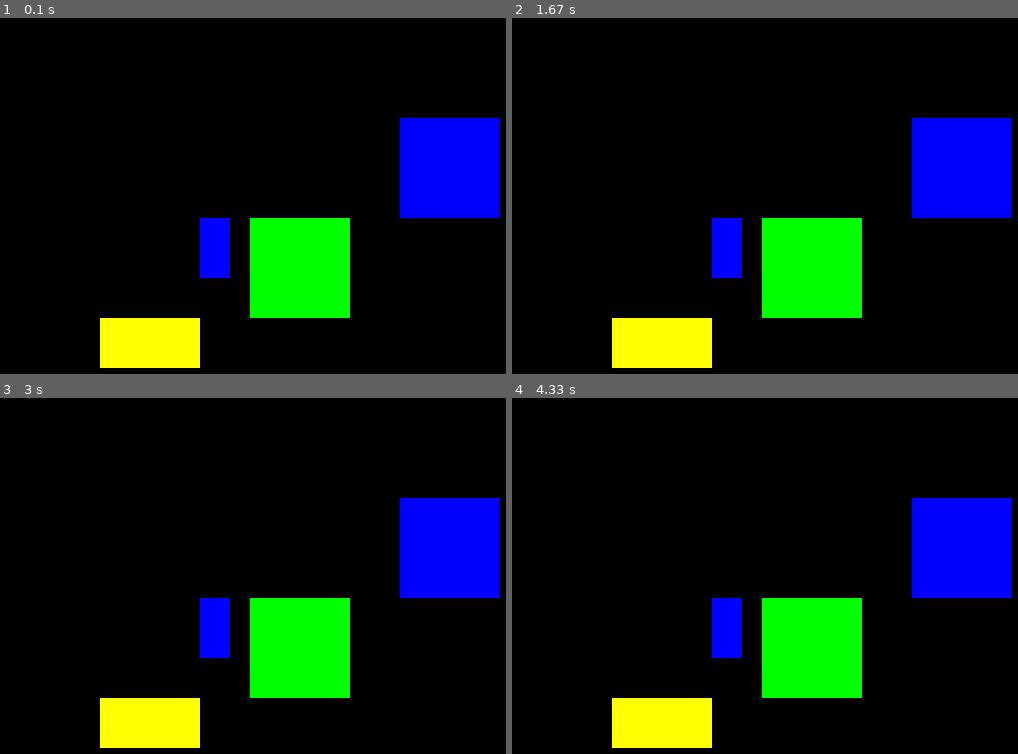
Above: before the commit, frames 1-4 (two rows, left to right).
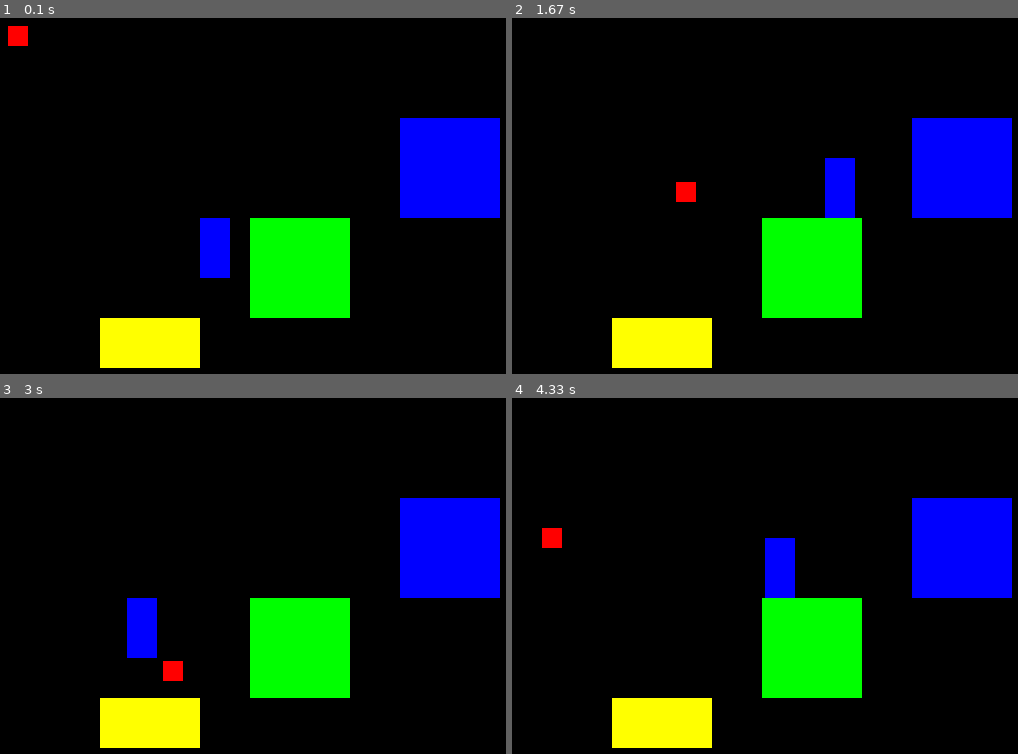
Above: after the commit, the same moments.

Repository: CS196Illinois/Group13-SP24
Game: pygame game, started from Project/Zoe/collisions2.py
Same seed, same stepped clock (60 frames per second), same inputs: the game is played once before the commit and once after it.
Inputs:
- Up to frame 1 (0.1 s): no input
- Up to frame 2 (1.67 s): hold D 0.33-0.8 s; hold W 0.83-1.13 s; hold D 1.17-1.63 s
- Up to frame 3 (3 s): hold A 1.67-2.2 s; hold S 2.23-2.53 s; hold A 2.57-2.97 s
- Up to frame 4 (4.33 s): hold W 3-3.37 s; hold D 3.4-4.03 s; hold S from 4.07 s (still down)

The runs differ from the first frame. In frame 1, 0.2% of the frame differs, in the area x 1-6%, y 2-8%; in frame 2, 2.2%, in the area x 32-68%, y 39-74%; in frame 3, 2.2%; in frame 4, 2.2%.

Commit message:
updated collisions

Diff:
--- a/Project/Zoe/collisions2.py
+++ b/Project/Zoe/collisions2.py
@@ -1,4 +1,6 @@
 import pygame, sys, time
+
+#for ball: bottom of sprite and left of sprite collisions arent working its teleporting
 
 #defining classes
 class StaticObstacle(pygame.sprite.Sprite):
@@ -10,11 +12,12 @@
         self.old_rect = self.rect.copy()
 
 class Player(pygame.sprite.Sprite):
-    def __init__(self,groups):
+    def __init__(self,groups,obstacles):
         super().__init__(groups)
         #image
         self.image = pygame.Surface((30,60))
         self.image.fill('blue')
+        self.obstacles = obstacles
 
         #position
         self.rect = self.image.get_rect(topleft = (200,200))
@@ -43,32 +46,156 @@
         else:
             self.direction.x = 0
 
-
-
-        def update(self,dt):
-            self.old_rect = self.rect.copy()
-            self.input()
-
-            if self.direction.magnitude() != 0:
-                self.direction.x = self.direction.x.normalize()
-                self.direction.y = self.direction.y.normalize()
-
-            self.pos.x += self.direction.x * self.speed.x * dt
-            self.pos.y += self.direction.y * self.speed.y * dt
-
-            self.rect.topleft = round(self.pos.x), round(self.pos.y)
+    def collisions(self,direction):
+        self.obstacles = pygame.sprite.spritecollide(self,collision_sprites,False)
+        for sprite in self.obstacles:
+            if direction == 'horizontal':
+                #player moving right and colliding w sprite's left side
+                if self.rect.right >= sprite.rect.left and self.old_rect.right >= sprite.rect.left:
+                    self.rect.right = sprite.rect.left
+                    self.pos.x = self.rect.x
+                    self.direction.x *= -1
+
+                #player moving left and colliding w sprite's right side
+                if self.rect.left <= sprite.rect.right and self.old_rect.left >= sprite.rect.right:
+                    self.rect.left = sprite.rect.right
+                    self.pos.x = self.rect.x
+                    self.direction.x *= -1
+
+            if direction == 'vertical':
+                #player moving down and colliding w sprite's top
+                if self.rect.bottom >= sprite.rect.top and self.old_rect.bottom <= sprite.rect.top:
+                    self.rect.bottom = sprite.rect.top
+                    self.pos.y = self.rect.y
+                    self.direction.y *= -1
+
+                #player moving up and colliding w sprite's bottom
+                if self.rect.top <= sprite.rect.bottom and self.old_rect.top >= sprite.rect.bottom:
+                    self.rect.top = sprite.rect.bottom
+                    self.pos.y = self.rect.y
+                    self.direction.y *= -1
+
+    def bordercollision(self,direction):
+        #left or right
+        if direction == 'horizontal':
+            if self.rect.left <= 0:
+                self.rect.left = 0
+                self.direction.x *= -1
+
+            if self.rect.right >= 600:
+                self.rect.right = 600
+                self.direction.x *= -1
+
+        if direction == 'vertical':
+            if self.rect.top <= 0:
+                self.rect.top = 0
+                self.direction.y *= -1
+
+            if self.rect.bottom >= 400:
+                self.rect.bottom = 400
+                self.direction.y *= -1
+
+    def update(self,dt):
+        self.old_rect = self.rect.copy()
+        self.input()
+
+        if self.direction.magnitude() != 0:
+            self.direction = self.direction.normalize()
+
+        self.pos.x += self.direction.x * self.speed * dt
+        self.rect.x = round(self.pos.x)
+        self.collisions('horizontal')
+        self.bordercollision('horizontal')
+        self.pos.y += self.direction.y * self.speed * dt
+        self.rect.y = round(self.pos.y)
+        self.collisions('vertical')
+        self.bordercollision('vertical')
 
 class Ball(pygame.sprite.Sprite):
-    def __init__(self,groups):
+    def __init__(self,groups,obstacles):
         super().__init__(groups)
-        self.image = pygame.Surface((40,40))
+        self.image = pygame.Surface((20,20))
         self.image.fill('red')
-        self.rect = self.image.get_rect(center = (640,360))
+        self.rect = self.image.get_rect(center = (10,10))
 
         self.pos = pygame.math.Vector2(self.rect.topleft)
         self.direction = pygame.math.Vector2(1,1)
-        self.speed = 400
-        self.old_rect = self.rect.copy()
+        self.speed = 100
+        self.old_rect = self.rect.copy()
+        self.obstacles = obstacles
+
+    def collisions(self,direction):
+        self.obstacles = pygame.sprite.spritecollide(self,collision_sprites,False)
+
+        for sprite in self.obstacles:
+            if direction == 'horizontal':
+                #ball moving right, colliding w sprite's left
+                if self.rect.right >= sprite.rect.left and self.old_rect.right <= sprite.rect.left:
+                    self.rect.right = sprite.rect.left
+                    self.pos.x = self.rect.x
+                    self.direction.x *= -1
+
+                #ball moving left, colliding w sprite's right
+                if self.rect.left <= sprite.rect.right and self.old_rect.left >= sprite.rect.right:
+                    self.rect.left = sprite.rect.right
+                    self.pos.x = self.rect.x
+                    self.direction.x *= -1
+
+            if direction == 'vertical':
+                #ball moving down, colliding w sprite top
+                if self.rect.bottom >= sprite.rect.top and self.old_rect.bottom <= sprite.rect.top:
+                    self.rect.bottom = sprite.rect.top
+                    self.pos.y = self.rect.y
+                    self.direction.y *= -1
+
+                #ball moving up, colliding w sprite top
+                if self.rect.top <= sprite.rect.bottom and self.old_rect.top >= sprite.rect.bottom:
+                    self.rect.top = sprite.rect.bottom
+                    self.pos.y = self.rect.y
+                    self.direction.y *= -1
+
+    def bordercollision(self,direction):
+        #colliding w left or right side of window
+        if direction == 'vertical':
+            #bottom
+            if self.rect.bottom >= 400:
+                self.rect.bottom = 400
+                self.pos.y = self.rect.y
+                self.direction.y *= -1
+                self.pos.y -= 1
+
+            #top
+            if self.rect.top <= 0:
+                self.rect.top = 0
+                self.pos.y = self.rect.y
+                self.direction.y *= -1
+                self.pos.y += 1
+
+        if direction == 'horizontal':
+            #left
+            if self.rect.left <= 0:
+                self.rect.left = 0
+                self.pos.x = self.rect.x
+                self.direction.x *= -1
+                self.pos.x += 1
+
+            #right
+            if self.rect.right >= 600:
+                self.rect.right = 600
+                self.pos.x = self.rect.x
+                self.direction.x *= -1
+                self.pos.x -= 1
+
+
+    def update(self,dt):
+        self.pos.x += self.direction.x * self.speed * dt
+        self.rect.x = round(self.pos.x)
+        self.collisions('horizontal')
+        self.bordercollision('horizontal')
+        self.pos.y += self.direction.y * self.speed * dt
+        self.rect.y = round(self.pos.y)
+        self.collisions('vertical')
+        self.bordercollision('vertical')
 
 pygame.init()
 
@@ -85,8 +212,8 @@
 StaticObstacle((100,300),(100,50),[all_sprites,collision_sprites],'yellow')
 StaticObstacle((400,100),(100,100),[all_sprites,collision_sprites],'blue')
 StaticObstacle((250,200),(100,100),[all_sprites,collision_sprites],'green')
-player = Player(all_sprites)
-ball = Ball(all_sprites)
+player = Player(all_sprites,collision_sprites)
+ball = Ball(all_sprites,collision_sprites)
 
 #loop
 last_time = time.time()
